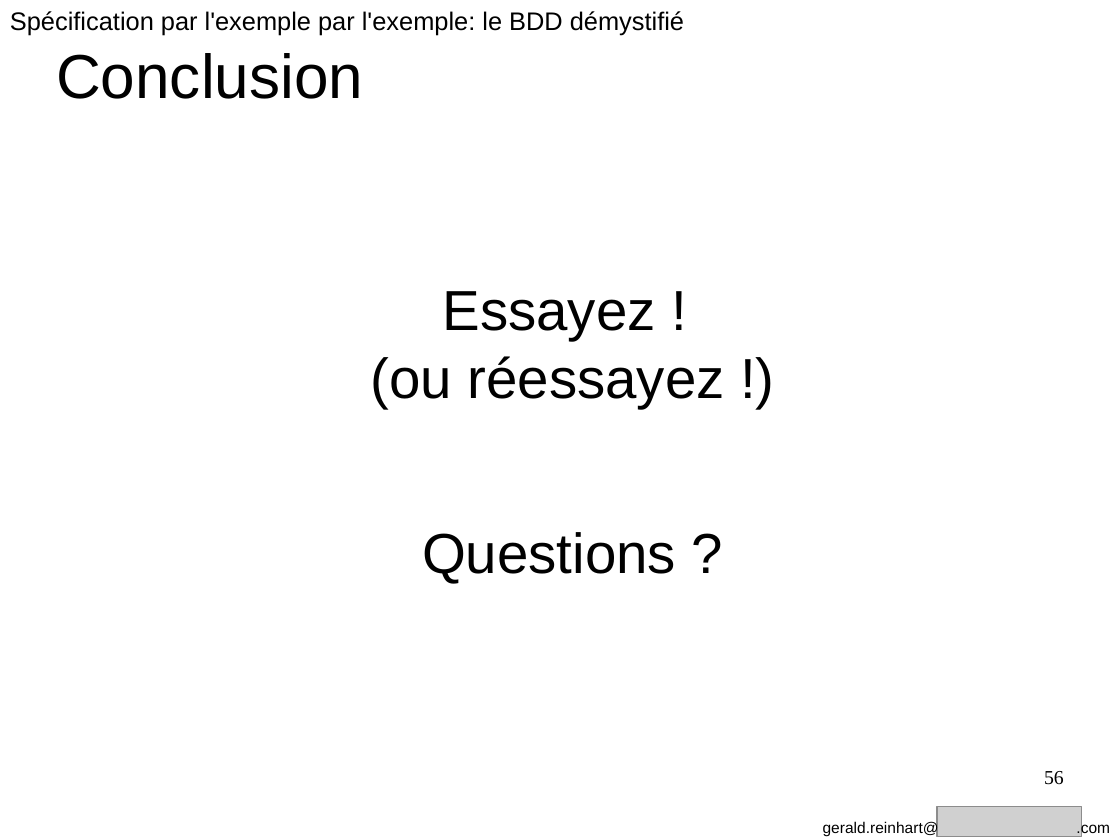
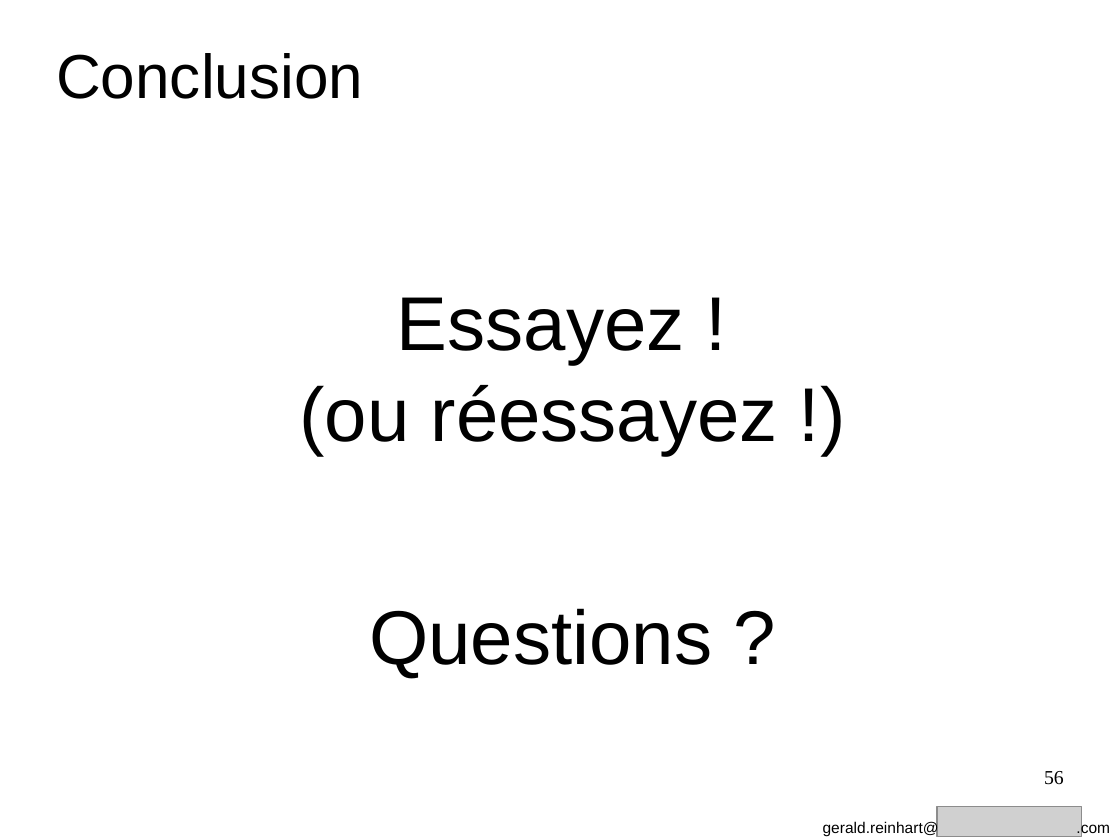
Before and after one commit to GeReinhart/dojo-bdd-library-ws-java, a slide deck: slide 56 of doc/BDD_presentation_agile_grenoble_2016.odp. Drawn at 1120x840 pixels with LibreOffice and Linux fonts; fonts in the diff are those of the drawing; grey boxes stand for pictures. Boxes give left, top, right and bottom in pixels: in the first picture for what was removed or moved away, otherwise in the second. Text is boxed around its words. In the diff, an @@ line names an element or a change of style, - is before the commit and + after.

```diff
--- a/doc/BDD_presentation_agile_grenoble_2016.odp
+++ b/doc/BDD_presentation_agile_grenoble_2016.odp
@@ text removed at (10, 11, 684, 35) @@
-Spécification par l'exemple par l'exemple: le BDD démystifié
@@ text "Essayez ! (ou réessayez !)" at (299, 297, 778, 679): size 40 to 54 pt @@
```
Also in this commit, not shown: 23 other slides changed, 1 other file.
